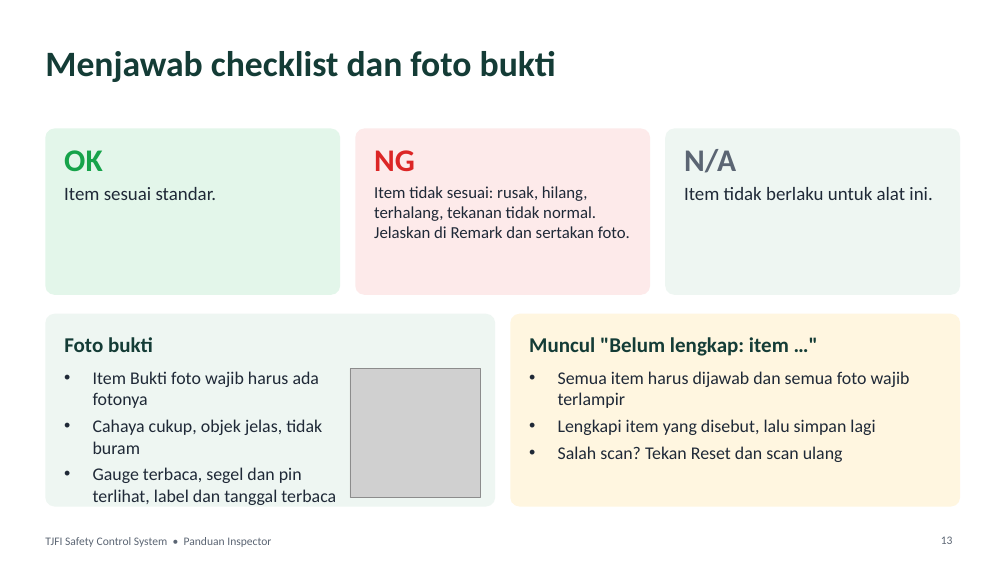
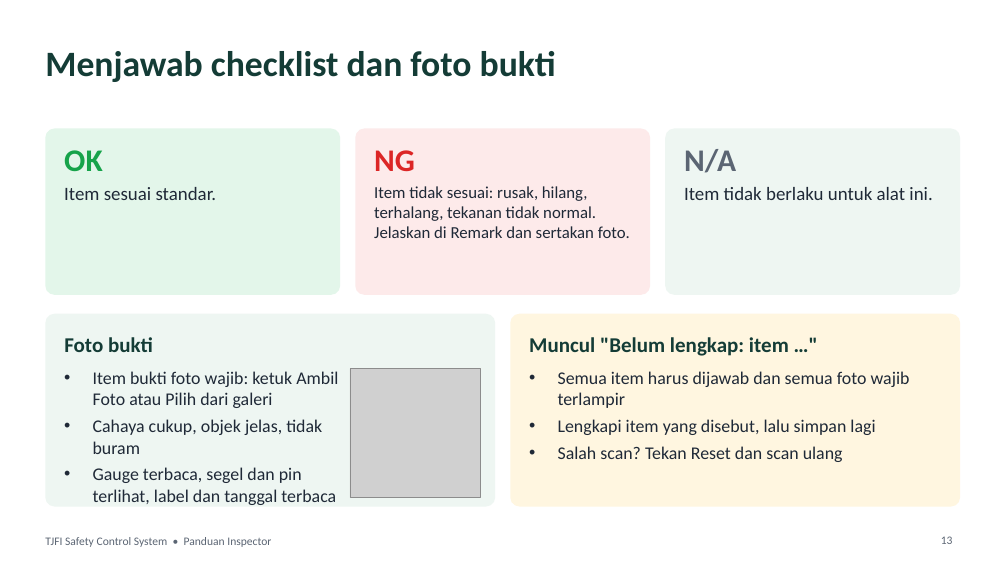
Before and after one commit to tjforge-hse/tjforge-hse.github.io, a slide deck: slide 13 of panduan-inspector.pptx. Drawn at 1008x567 pixels with LibreOffice and Linux fonts; fonts in the diff are those of the drawing; grey boxes stand for pictures. Boxes give left, top, right and bottom in pixels: in the first picture for what was removed or moved away, otherwise in the second. Text is boxed around its words. In the diff, an @@ line names an element or a change of style, - is before the commit and + after.

```diff
--- a/panduan-inspector.pptx
+++ b/panduan-inspector.pptx
@@ text at [93,371,338,408]: text changed @@
-• Item Bukti foto wajib harus ada fotonya
+• Item bukti foto wajib: ketuk Ambil Foto atau Pilih dari galeri
```
Also in this commit, not shown: 4 other slides changed, 1 other file.
